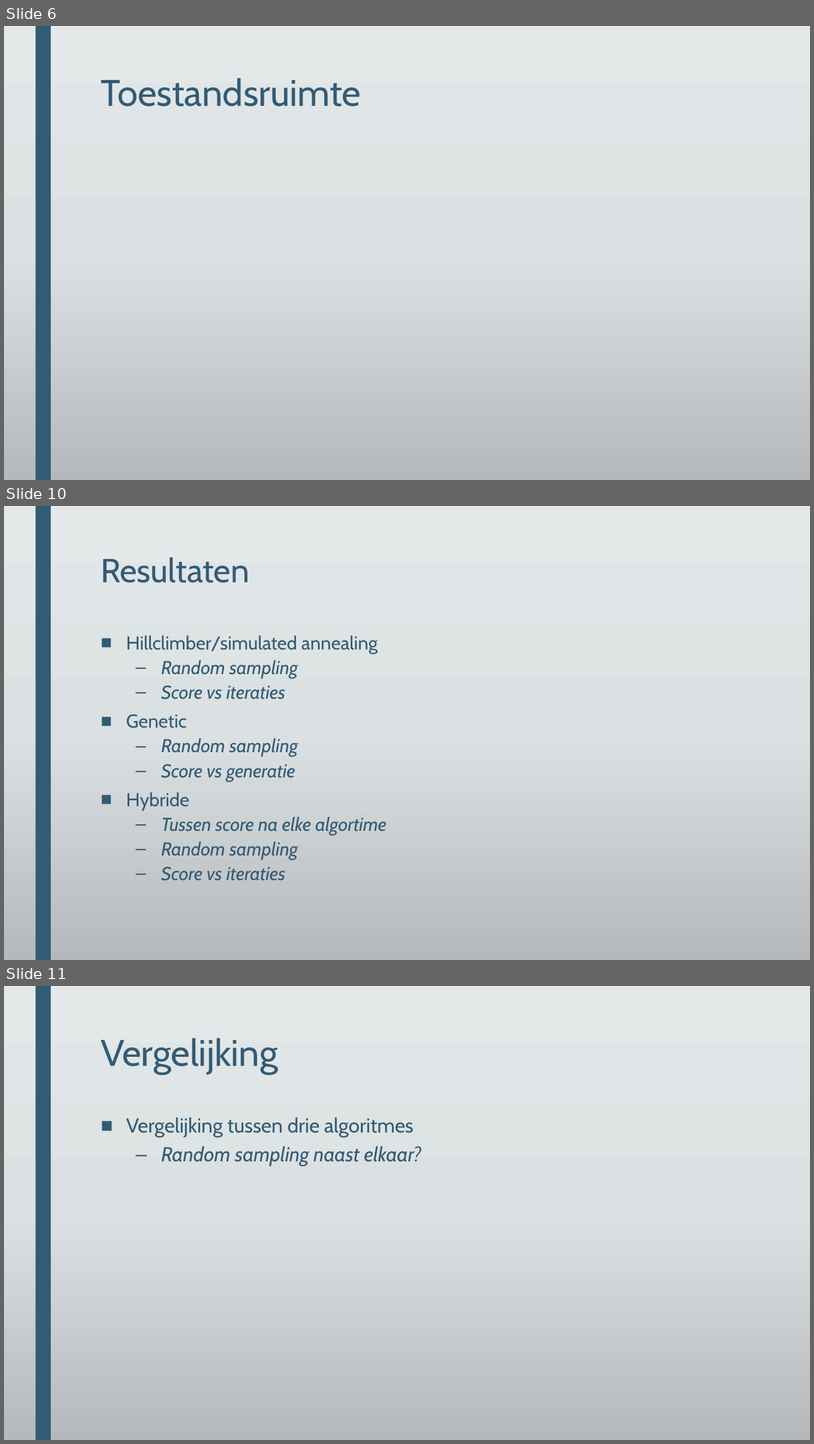
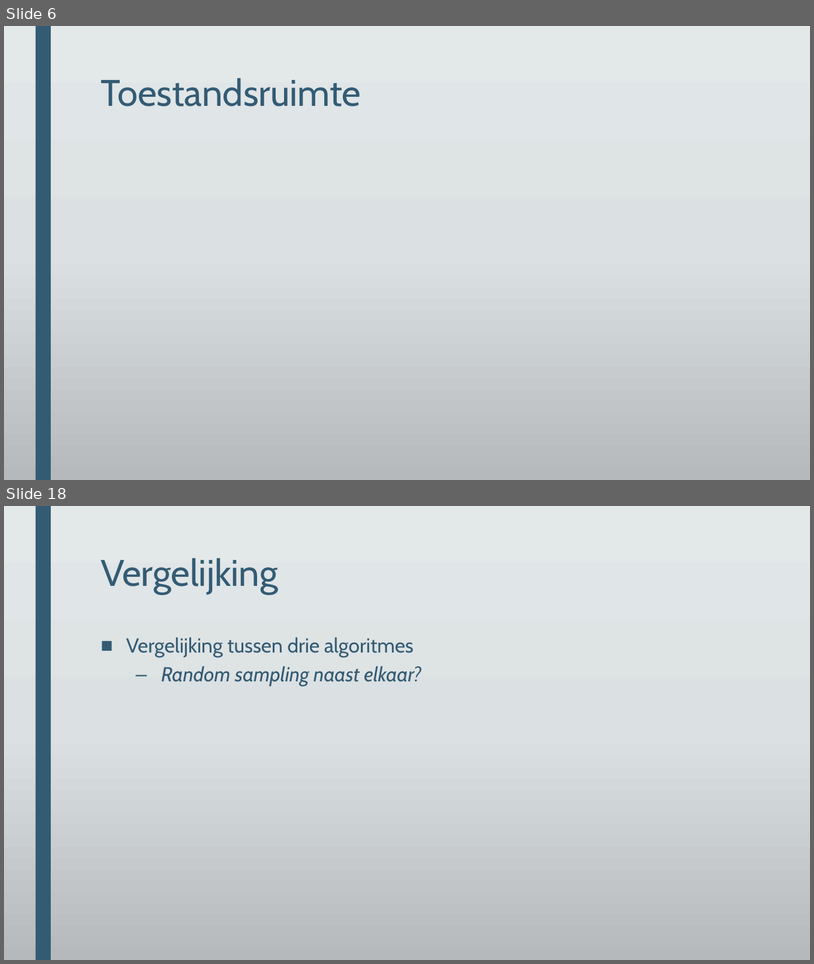
Before and after one commit to DeRoostermakers/Heuristieken, a slide deck: Presentaties/storyboard eindpresentatie.pptx. Shown one above the other, each under a label of ours: slides 6, 10 and 11 before the commit, slides 6 and 18 after it; the slides between them are not shown. The pictures are 814x1444 and 814x964 pixels, drawn with LibreOffice and Linux fonts; fonts in the diff are those of the drawing; grey boxes stand for pictures; background and template pictures are left out. Boxes give left, top, right and bottom in pixels: in the first picture for what was removed or moved away, otherwise in the second. Text is boxed around its words. In the diff, an @@ line names an element or a change of style, - is before the commit and + after.

```diff
--- a/Presentaties/storyboard eindpresentatie.pptx
+++ b/Presentaties/storyboard eindpresentatie.pptx
@@ slide 10 removed at (4, 506, 810, 960), background gradient #E3E8EA to #DCE0E2 to #B6BABC; not listed: 1 template element that a slide beside it also shows @@
@@ title removed at (101, 557, 249, 583) @@
-Resultaten
@@ text removed at (126, 635, 387, 880) @@
-■ Hillclimber/simulated annealing
-  – Random sampling
-  – Score vs iteraties
-■ Genetic
-  – Random sampling
-  – Score vs generatie
-■ Hybride
-  – Tussen score na elke algortime
-  – Random sampling
-  – Score vs iteraties
@@ what was slide 11 is now slide 18 @@
```
Also in this commit, not shown: 4 slides changed, 10 slides added, 2 other slides removed, 6 other files.
